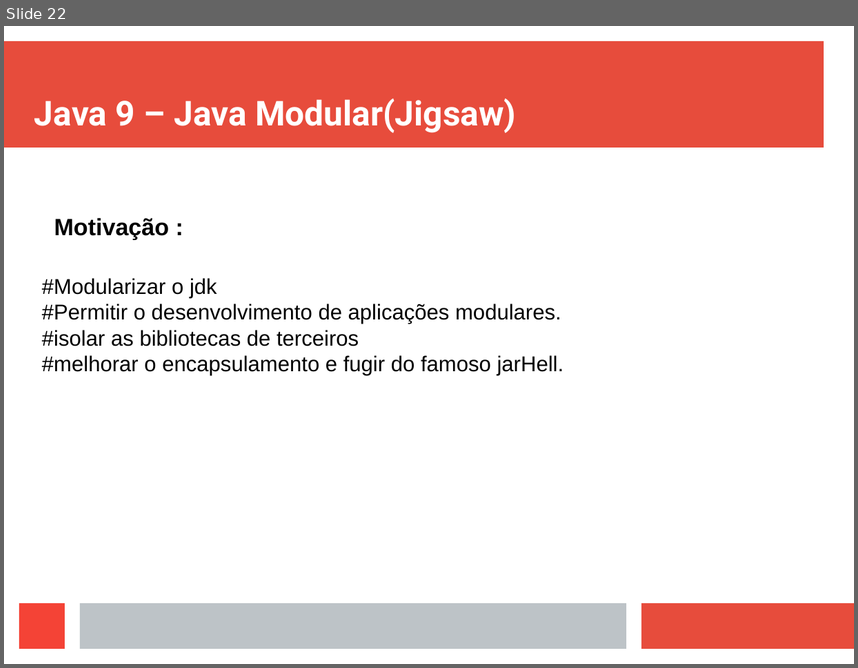
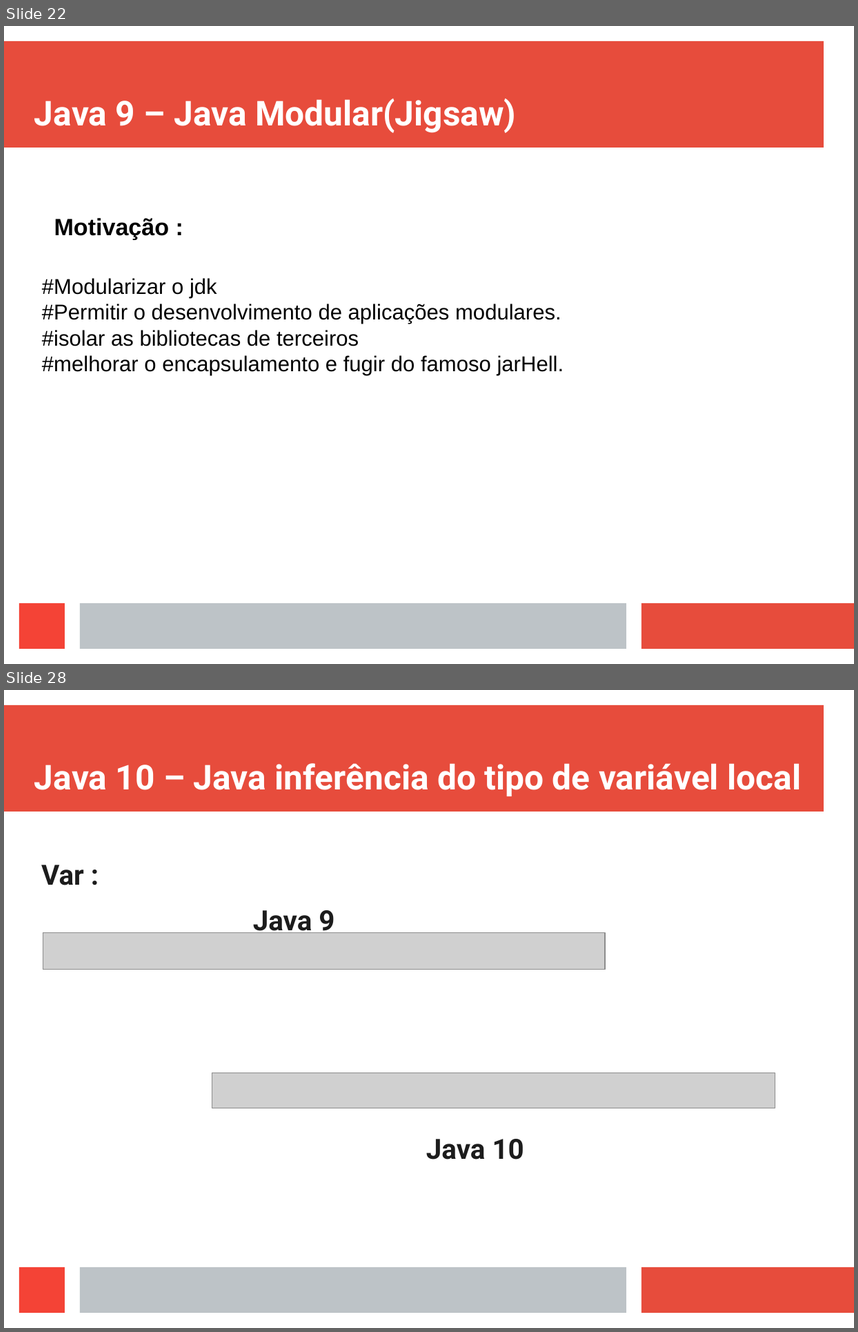
Before and after one commit to viniciusFortti/test, a slide deck: Apresentação/ApresentaçãoTerceiraSemana.odp. Shown one above the other, each under a label of ours: slide 22 before the commit, slides 22 and 28 after it; the slides between them are not shown. The pictures are 858x668 and 858x1332 pixels, drawn with LibreOffice and Linux fonts; fonts in the diff are those of the drawing; grey boxes stand for pictures. Boxes give left, top, right and bottom in pixels: in the first picture for what was removed or moved away, otherwise in the second. Text is boxed around its words. In the diff, an @@ line names an element or a change of style, - is before the commit and + after.

```diff
--- a/Apresentação/ApresentaçãoTerceiraSemana.odp
+++ b/Apresentação/ApresentaçãoTerceiraSemana.odp
@@ slide 28 added at box(4, 690, 854, 1328), background #FFFFFF; not listed: 4 template elements that a slide beside it also shows @@
@@ title added at box(34, 763, 801, 796), 32 pt, text #FFFFFF, bold @@
+Java 10 – Java inferência do tipo de variável local
@@ text added at box(41, 865, 524, 1159), 26 pt, text #1C1C1C, bold @@
+Var :
+                Java 9
+                Java 10
@@ picture added at box(43, 932, 605, 969) @@
@@ picture added at box(212, 1073, 775, 1108) @@
```
Also in this commit, not shown: 11 other slides added, 3 other files.
